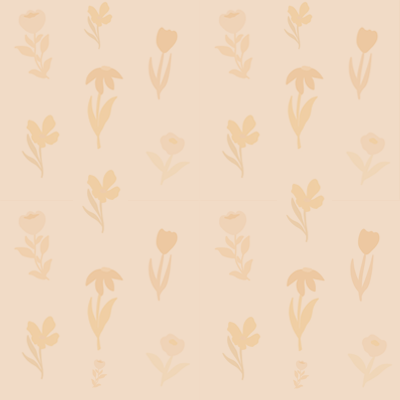
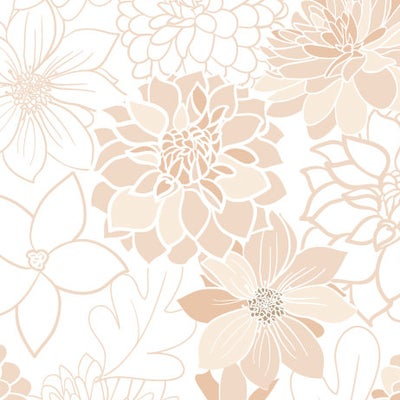
Comparing the layer stacks of the two 400 x 400 images. Changes:
added layer "Layer 5" above "Layer 4 copy" over left=0, top=0, right=400, bottom=400
hid "Layer 4 copy" over left=0, top=0, right=400, bottom=400
